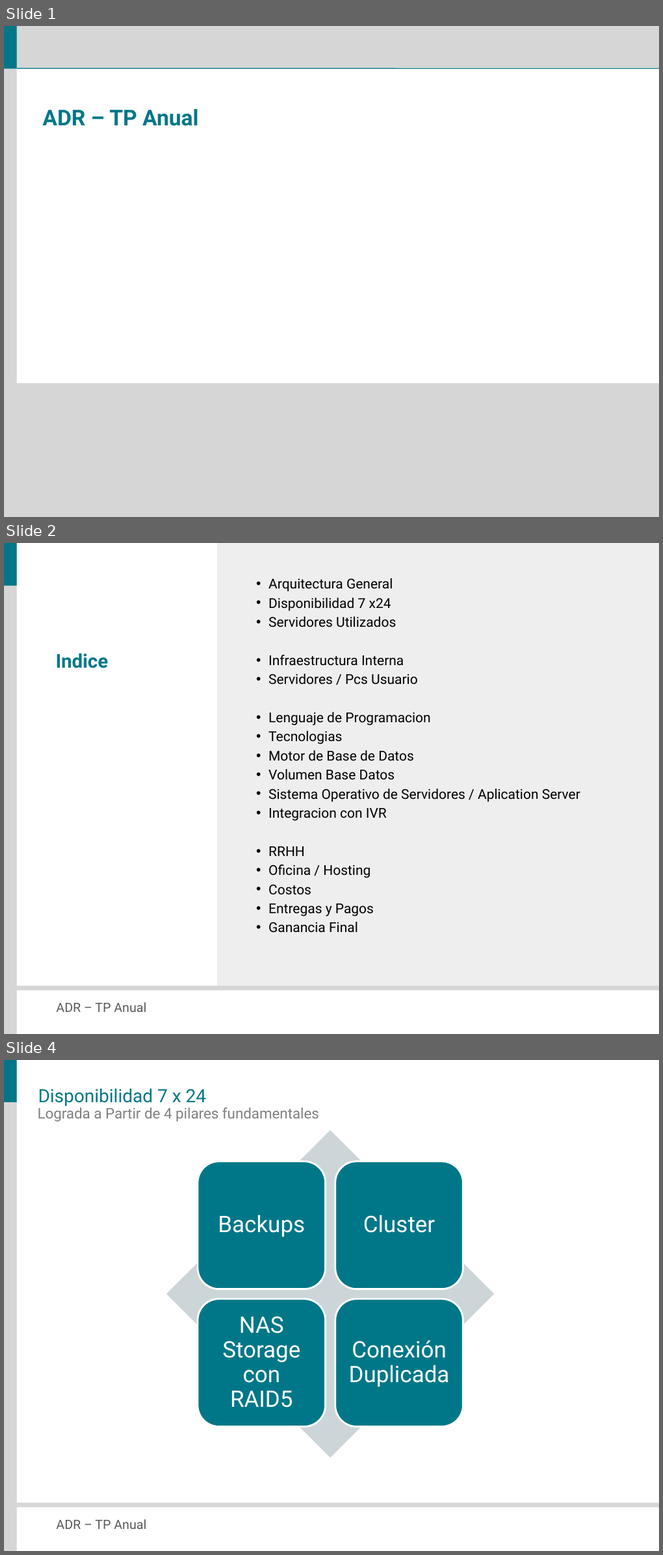
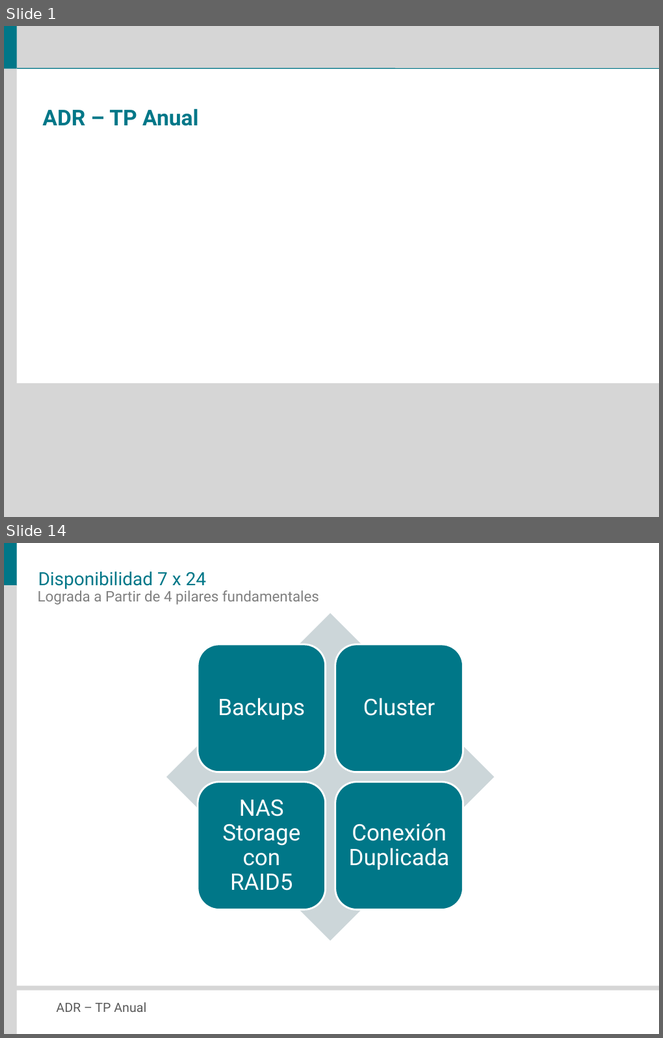
Before and after one commit to veritoreinoso/adr-2010, a slide deck: Presentacion.pptx. Shown one above the other, each under a label of ours: slides 1, 2 and 4 before the commit, slides 1 and 14 after it; the slides between them are not shown. The pictures are 663x1555 and 663x1038 pixels, drawn with LibreOffice and Linux fonts; fonts in the diff are those of the drawing. Boxes give left, top, right and bottom in pixels: in the first picture for what was removed or moved away, otherwise in the second. Text is boxed around its words. In the diff, an @@ line names an element or a change of style, - is before the commit and + after.

```diff
--- a/Presentacion.pptx
+++ b/Presentacion.pptx
@@ slide 2 removed at (x1=4, y1=543, x2=659, y2=1034), background #FFFFFF; not listed: 4 template elements that a slide beside it also shows @@
@@ rectangle removed at (x1=218, y1=543, x2=659, y2=988) @@
@@ text removed at (x1=269, y1=578, x2=581, y2=933) @@
-• Arquitectura General
-• Disponibilidad 7 x24
-• Servidores Utilizados
-• Infraestructura Interna
-• Servidores / Pcs Usuario
-• Lenguaje de Programacion
-• Tecnologias
-• Motor de Base de Datos
-• Volumen Base Datos
-• Sistema Operativo de Servidores / Aplication Server
-• Integracion con IVR
-• RRHH
-• Oficina / Hosting
-• Costos
-• Entregas y Pagos
-• Ganancia Final
@@ text removed at (x1=56, y1=653, x2=109, y2=668) @@
-Indice
@@ what was slide 4 is now slide 14 @@
```
Also in this commit, not shown: 3 slides changed, 12 slides added.
